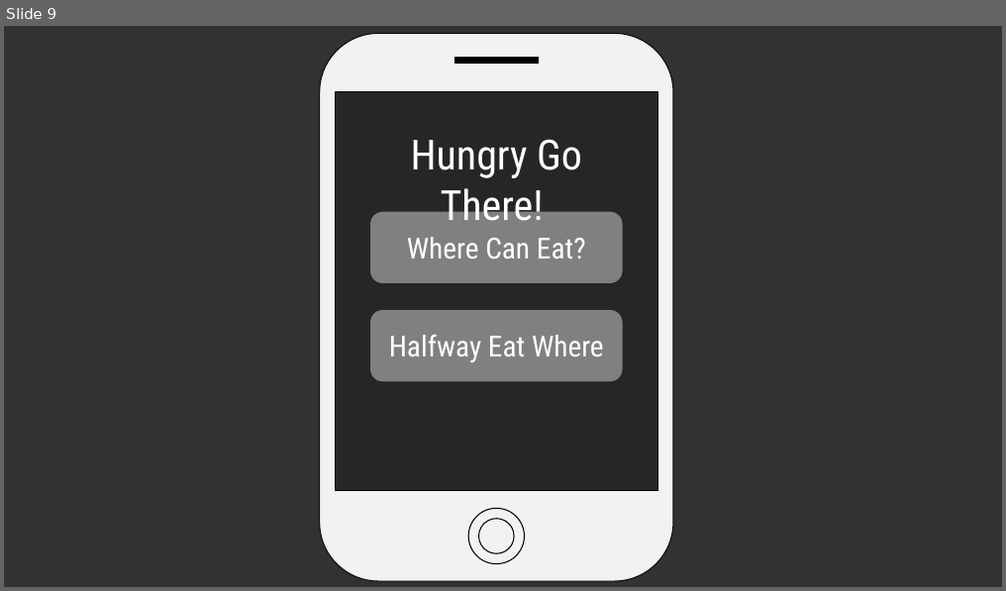
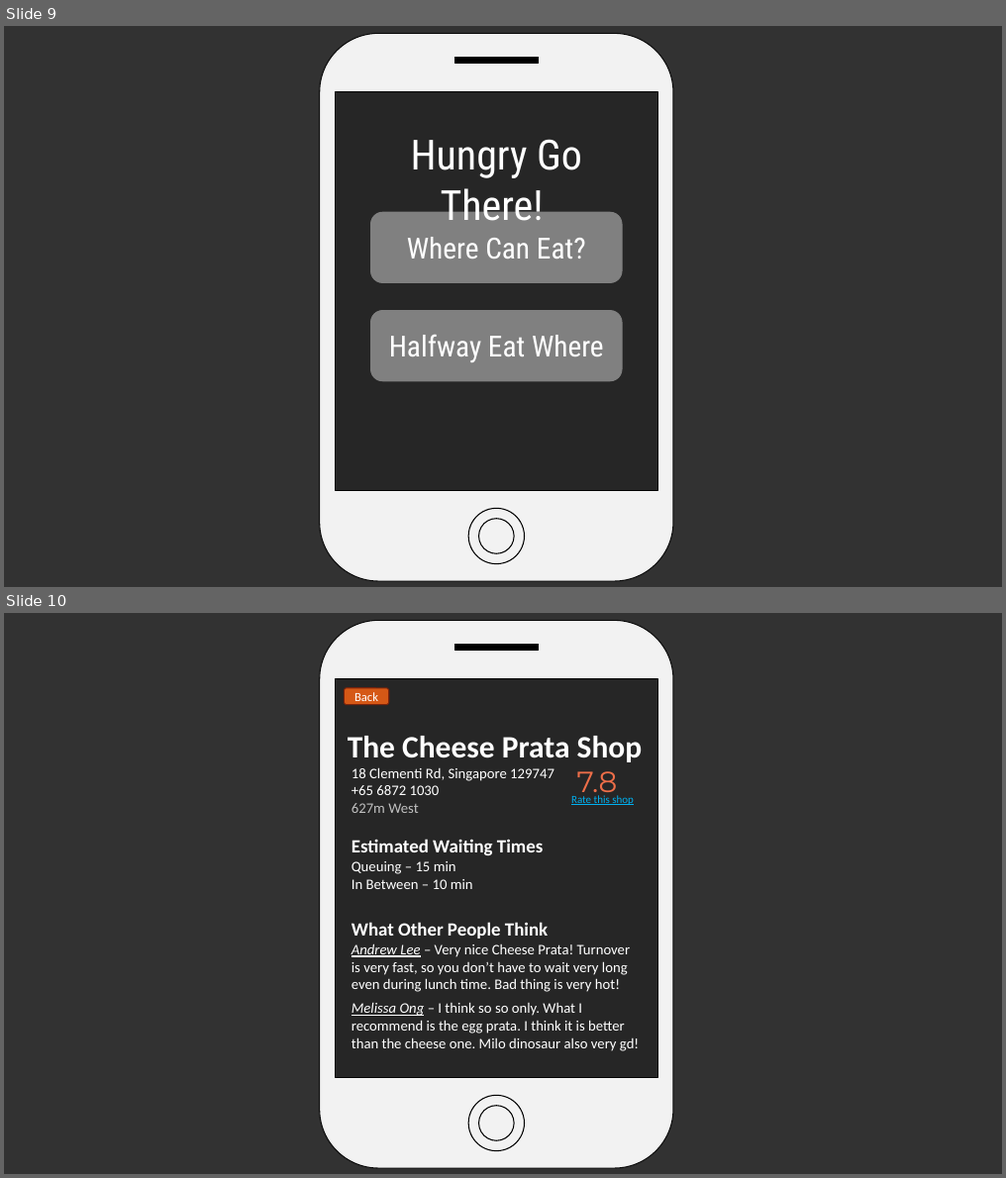
Before and after one commit to blackhydrogen/hungrygothere, a slide deck: Hungry Go THERE.pptx. Shown one above the other, each under a label of ours: slide 9 before the commit, slides 9 and 10 after it. The pictures are 1006x591 and 1006x1178 pixels, drawn with LibreOffice and Linux fonts; fonts in the diff are those of the drawing. Boxes give left, top, right and bottom in pixels: in the first picture for what was removed or moved away, otherwise in the second. Text is boxed around its words. In the diff, an @@ line names an element or a change of style, - is before the commit and + after.

Commit message:
Updated again the PPT. All 3 user experiences are up! Looking nice haha.

```diff
--- a/Hungry Go THERE.pptx
+++ b/Hungry Go THERE.pptx
@@ slide 10 added at (4, 613, 1002, 1174), background #323232 @@
@@ rounded rectangle added at (320, 621, 674, 1168), fill #F2F2F2, outline #0D0D0D 1 pt @@
@@ rectangle added at (454, 644, 539, 650), fill #000000, outline #000000 1 pt @@
@@ rectangle added at (335, 679, 657, 1078), fill #262626, outline #000000 1 pt @@
@@ rounded rectangle added at (344, 688, 389, 704), fill #D55816, outline #7A240B 1 pt, 12 pt, text #FFFFFF @@
+Back
@@ text added at (348, 736, 643, 762), 30 pt, text #FFFFFF, bold @@
+The Cheese Prata Shop
@@ text added at (351, 767, 554, 813), 14 pt, text #FFFFFF @@
+18 Clementi Rd, Singapore 129747
++65 6872 1030
+627m West
@@ text added at (577, 771, 618, 800), 28 pt, text #EE6E4A @@
+7.8
@@ text added at (571, 795, 634, 805), 10.5 pt, text #00B0F0, underline @@
+Rate this shop
@@ text added at (351, 839, 543, 856), 18 pt, text #FFFFFF, bold @@
+Estimated Waiting Times
@@ text added at (351, 861, 473, 889), 14 pt, text #FFFFFF @@
+Queuing – 15 min
+In Between – 10 min
@@ text added at (351, 922, 548, 939), 18 pt, text #FFFFFF, bold @@
+What Other People Think
@@ text added at (351, 944, 631, 992), 14 pt, text #FFFFFF @@
+Andrew Lee – Very nice Cheese Prata! Turnover is very fast, so you don’t have to wait very long even during lunch time. Bad thing is very hot!
@@ text added at (351, 1002, 639, 1052), 14 pt, text #FFFFFF @@
+Melissa Ong – I think so so only. What I recommend is the egg prata. I think it is better than the cheese one. Milo dinosaur also very gd!
@@ ellipse added at (469, 1096, 525, 1152), fill #F2F2F2, outline #000000 1 pt @@
@@ ellipse added at (478, 1106, 514, 1141), fill #F2F2F2, outline #000000 1 pt @@
```
Also in this commit, not shown: 1 slide changed, 2 other slides added.
